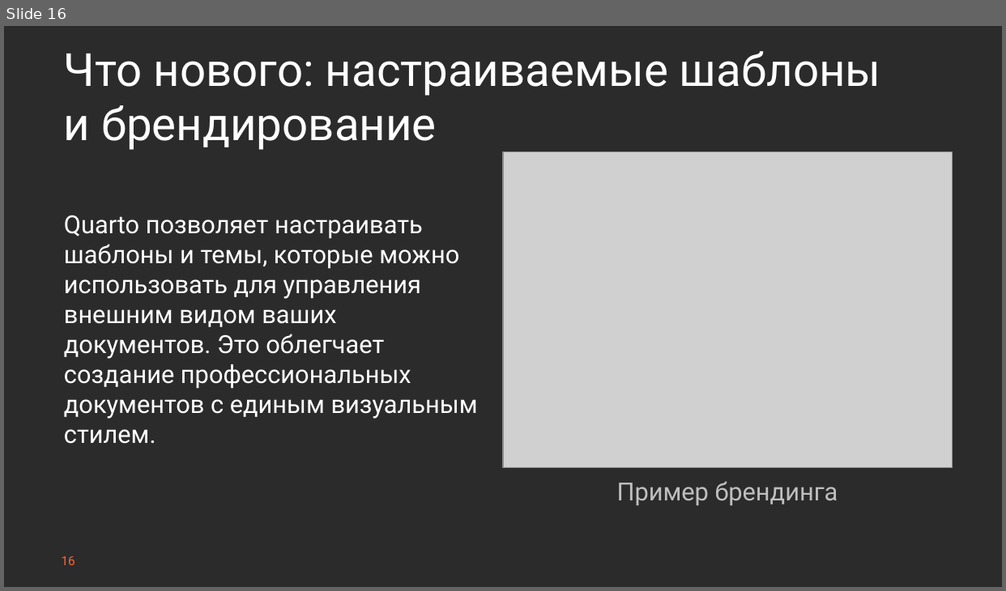
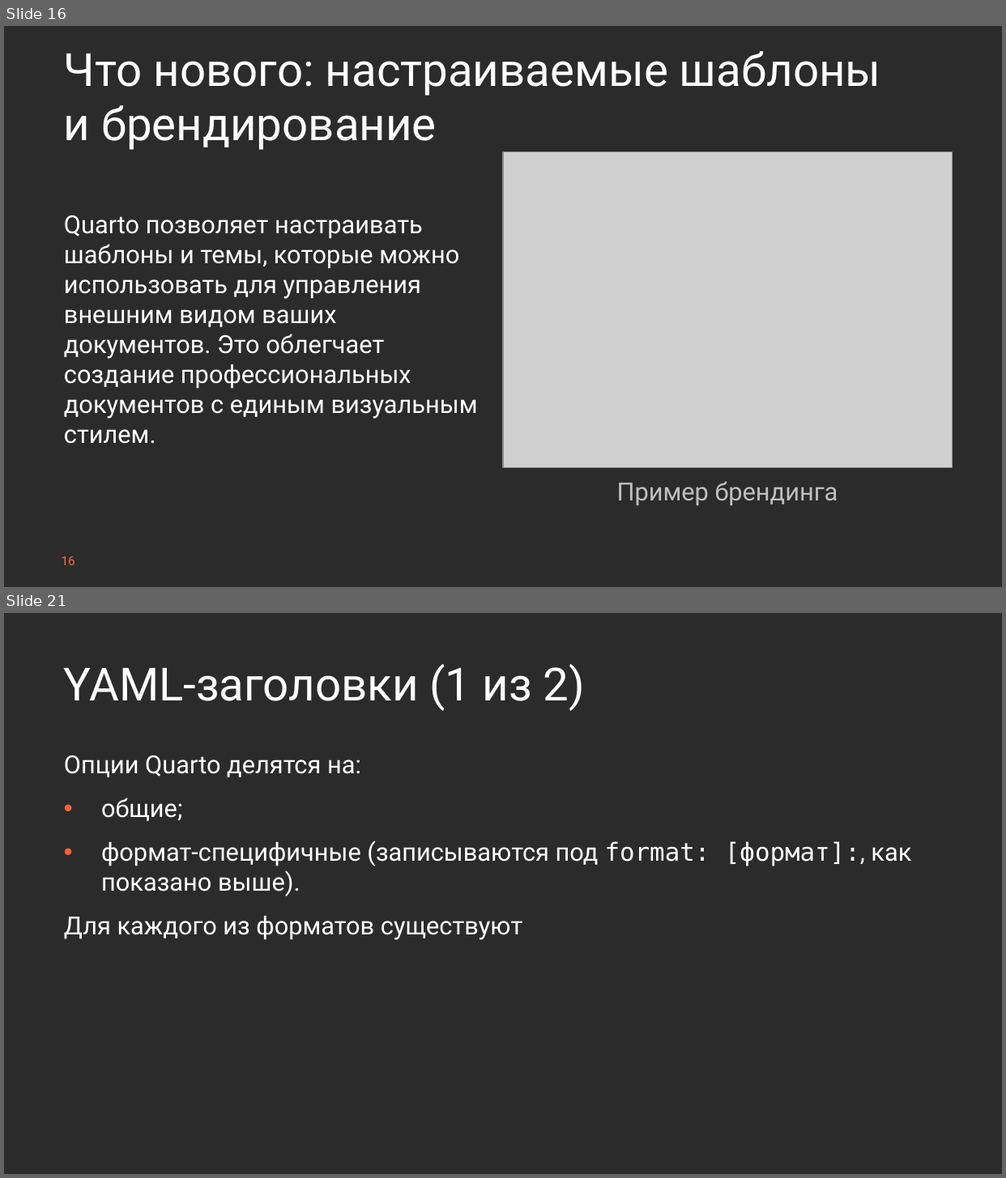
Before and after one commit to Marwolaeth/OTUS_R4DA, a slide deck: 01-Quarto/slides_draft.pptx. Shown one above the other, each under a label of ours: slide 16 before the commit, slides 16 and 21 after it; the slides between them are not shown. The pictures are 1006x591 and 1006x1178 pixels, drawn with LibreOffice and Linux fonts; fonts in the diff are those of the drawing; grey boxes stand for pictures; background and template pictures are left out; a plain dark background stands for a picture behind light text. Boxes give left, top, right and bottom in pixels: in the first picture for what was removed or moved away, otherwise in the second. Text is boxed around its words. In the diff, an @@ line names an element or a change of style, - is before the commit and + after.

```diff
--- a/01-Quarto/slides_draft.pptx
+++ b/01-Quarto/slides_draft.pptx
@@ slide 21 added at [4, 613, 1002, 1174], background picture (left out) @@
@@ title added at [64, 664, 585, 711], 33 pt, text #FFFFFF @@
+YAML-заголовки (1 из 2)
@@ text added at [64, 756, 911, 940], 18 pt, text #FFFFFF @@
+Опции Quarto делятся на:
+• общие;
+• формат-специфичные (записываются под format: [формат]:, как показано выше).
+Для каждого из форматов существуют
```
Also in this commit, not shown: 1 slide changed, 5 other slides added, 1 slide removed, 2 other files.
